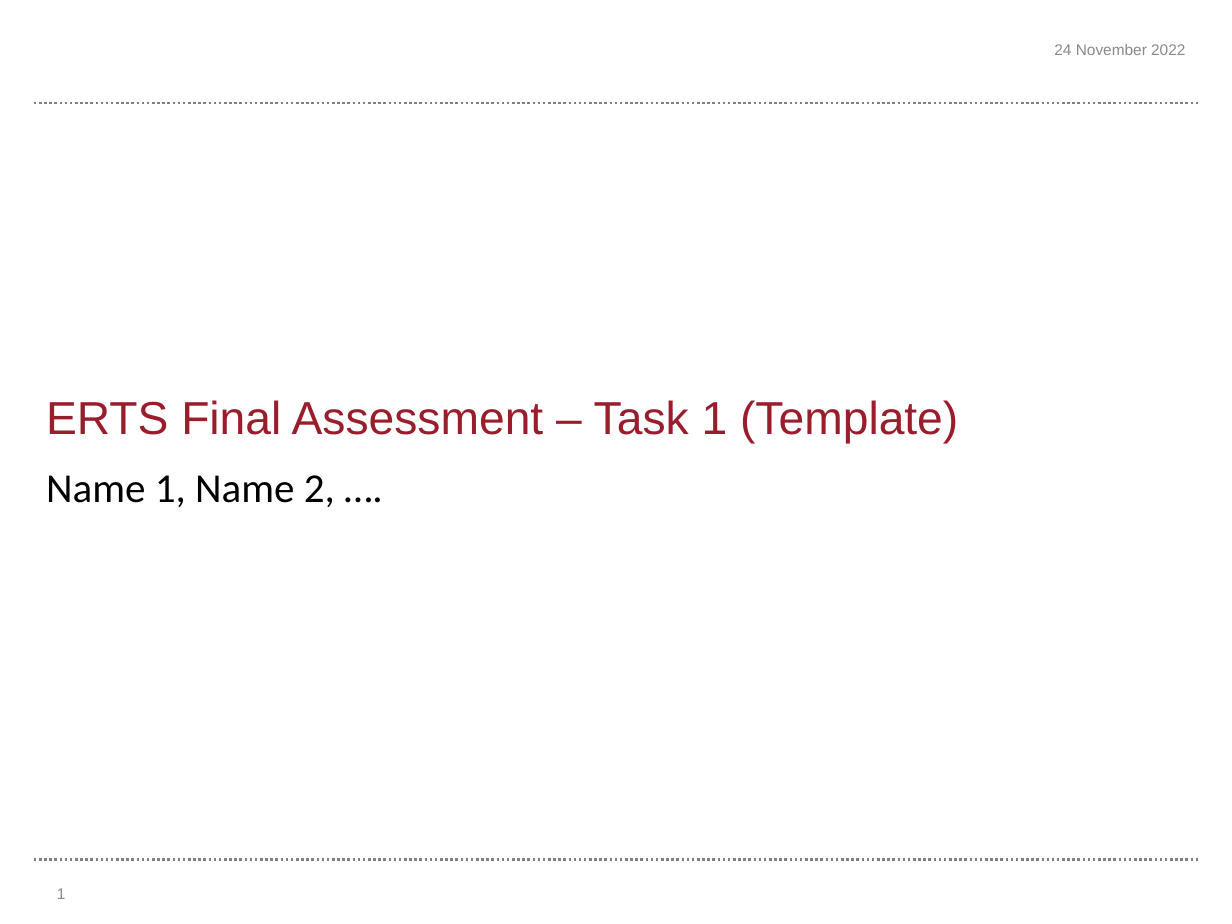
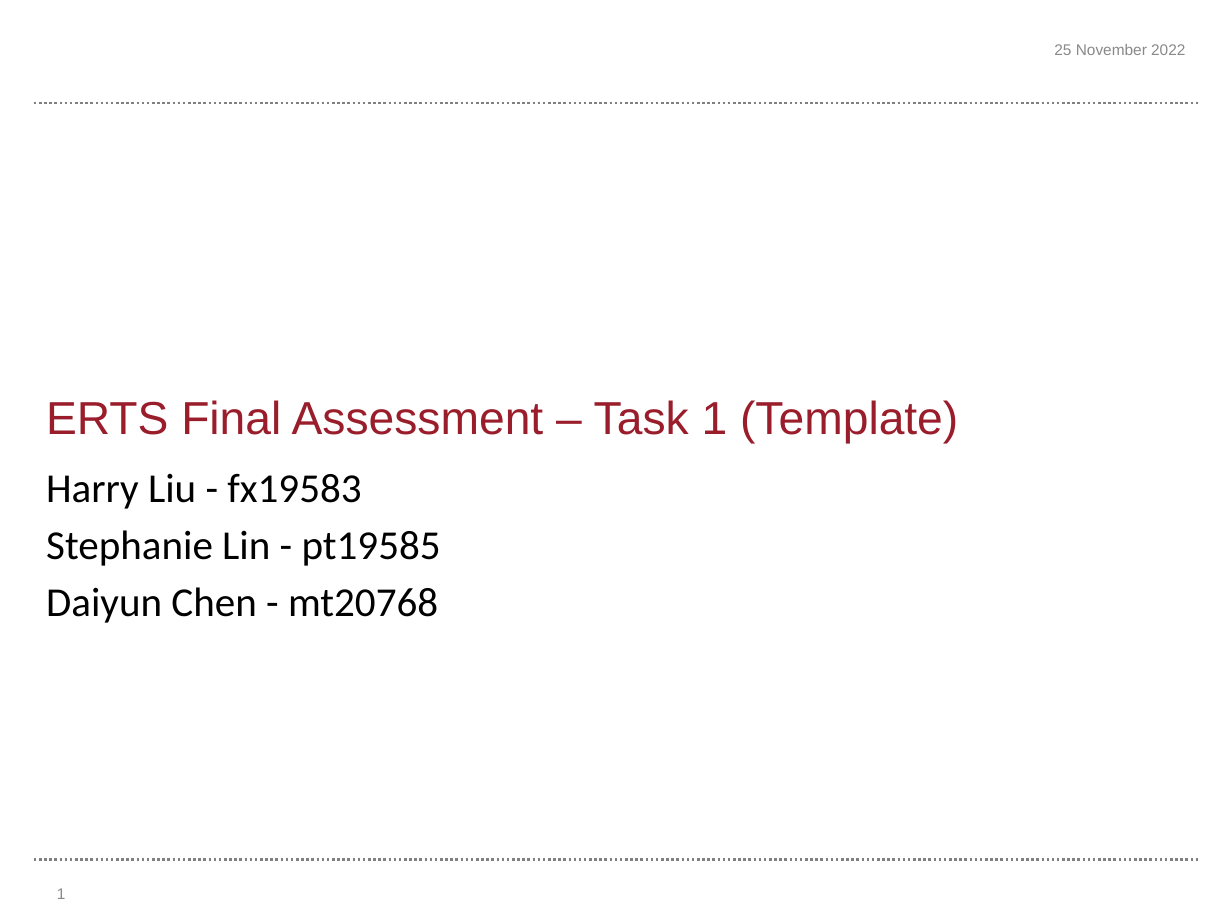
Before and after one commit to harryrrah0706/ERTS-Part-2-Task1-Final, a slide deck: slide 1 of Template final assessment - Task 1.pptx. Drawn at 1232x924 pixels with LibreOffice and Linux fonts; fonts in the diff are those of the drawing; background and template pictures are left out. Boxes give left, top, right and bottom in pixels: in the first picture for what was removed or moved away, otherwise in the second. Text is boxed around its words. In the diff, an @@ line names an element or a change of style, - is before the commit and + after.

```diff
--- a/Template final assessment - Task 1.pptx
+++ b/Template final assessment - Task 1.pptx
@@ text at [1054, 44, 1185, 55]: text changed @@
-24 November 2022
+25 November 2022
@@ subtitle at [46, 473, 441, 623]: text changed @@
-Name 1, Name 2, ….
+Harry Liu - fx19583
+Stephanie Lin - pt19585
+Daiyun Chen - mt20768
```
Also in this commit, not shown: 5 other slides changed, 1 slide added, 3 other files.
